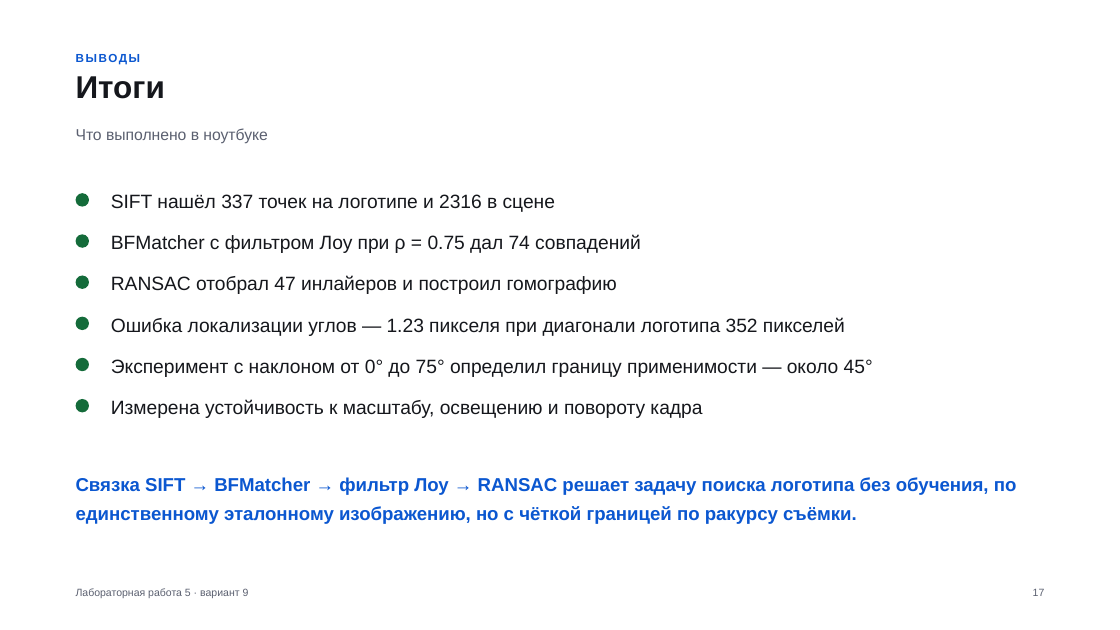
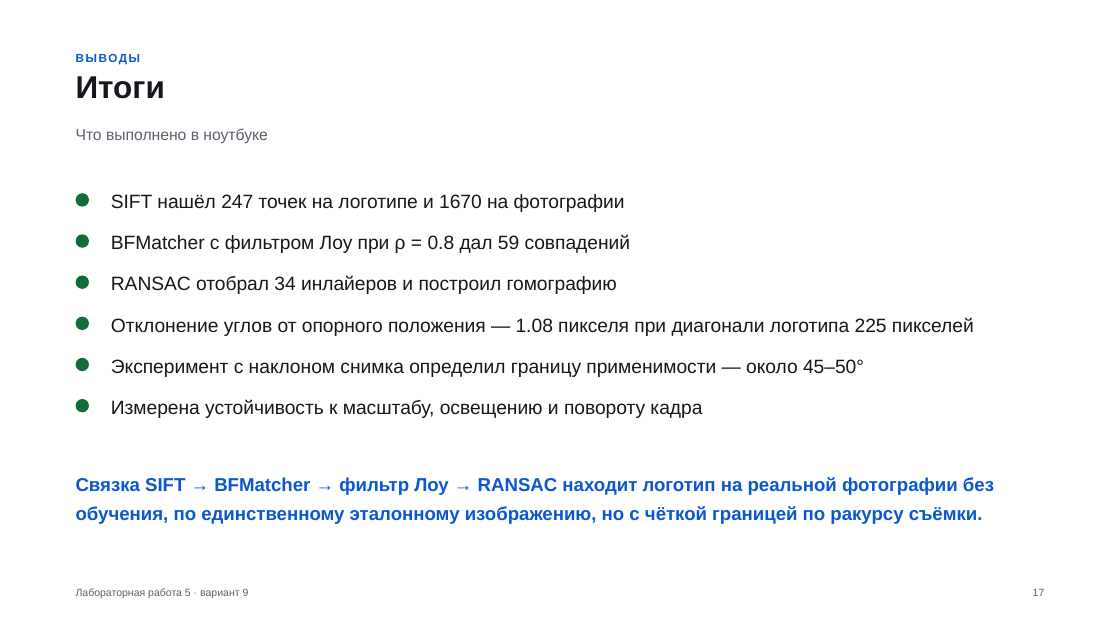
Before and after one commit to stepanshepilov/TSU_CV, a slide deck: slide 17 of lab5/Лабораторная_5_вариант_9.pptx. Drawn at 1120x630 pixels with LibreOffice and Linux fonts; fonts in the diff are those of the drawing. Boxes give left, top, right and bottom in pixels: in the first picture for what was removed or moved away, otherwise in the second. Text is boxed around its words. In the diff, an @@ line names an element or a change of style, - is before the commit and + after.

```diff
--- a/lab5/Лабораторная_5_вариант_9.pptx
+++ b/lab5/Лабораторная_5_вариант_9.pptx
@@ text at (111, 194, 625, 212): text changed @@
-SIFT нашёл 337 точек на логотипе и 2316 в сцене
+SIFT нашёл 247 точек на логотипе и 1670 на фотографии
@@ text at (111, 234, 631, 253): text changed @@
-BFMatcher с фильтром Лоу при ρ = 0.75 дал 74 совпадений
+BFMatcher с фильтром Лоу при ρ = 0.8 дал 59 совпадений
@@ text at (111, 276, 617, 294): text changed @@
-RANSAC отобрал 47 инлайеров и построил гомографию
+RANSAC отобрал 34 инлайеров и построил гомографию
@@ text at (111, 317, 974, 336): text changed @@
-Ошибка локализации углов — 1.23 пикселя при диагонали логотипа 352 пикселей
+Отклонение углов от опорного положения — 1.08 пикселя при диагонали логотипа 225 пикселей
@@ text at (111, 359, 864, 377): text changed @@
-Эксперимент с наклоном от 0° до 75° определил границу применимости — около 45°
+Эксперимент с наклоном снимка определил границу применимости — около 45–50°
@@ text at (76, 477, 994, 524): text changed @@
-Связка SIFT → BFMatcher → фильтр Лоу → RANSAC решает задачу поиска логотипа без обучения, по единственному эталонному изображению, но с чёткой границей по ракурсу съёмки.
+Связка SIFT → BFMatcher → фильтр Лоу → RANSAC находит логотип на реальной фотографии без обучения, по единственному эталонному изображению, но с чёткой границей по ракурсу съёмки.
```
Also in this commit, not shown: 13 other slides changed, 2 slides added, 2 slides removed, 28 other files.
